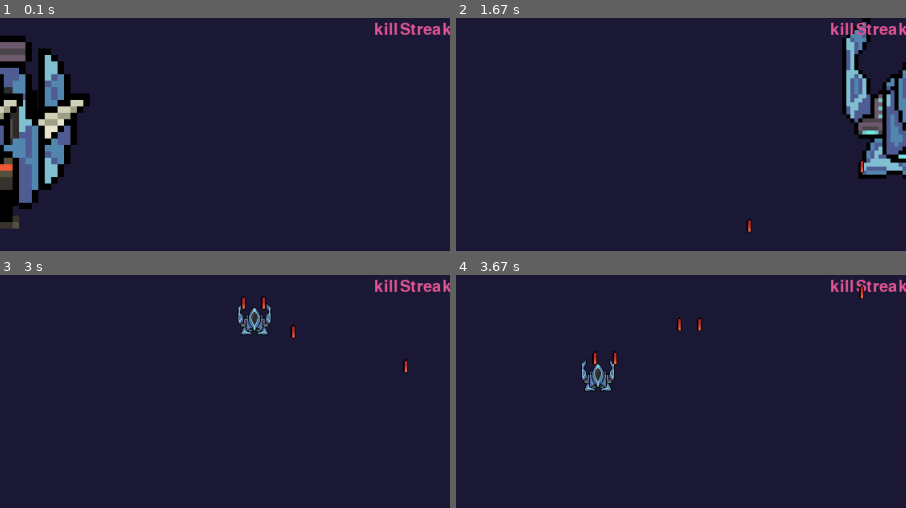
Above: before the commit, frames 1-4 (two rows, left to right).
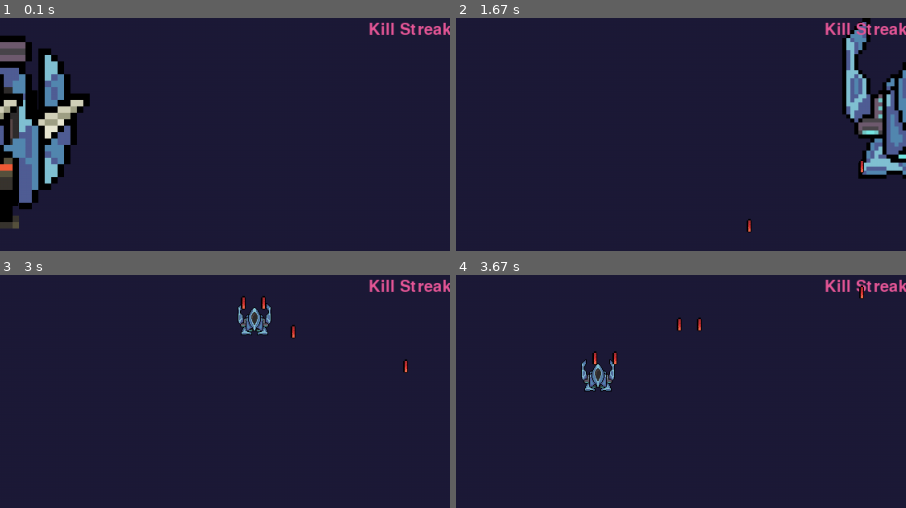
Above: after the commit, the same moments.

Repository: RafaBessa/Shadow_Light_bh_pygame
Game: pygame game, started from Game.py
Same seed, same stepped clock (60 frames per second), same inputs: the game is played once before the commit and once after it.
Inputs:
- Up to frame 1 (0.1 s): no input
- Up to frame 2 (1.67 s): tap Space at 0.33, 0.73, 1.03, 1.23 s; hold D 0.67-1.13 s; hold W 1.17-1.47 s
- Up to frame 3 (3 s): tap - at 2 s; hold A 2.33-2.87 s; tap Space at 2.4, 2.7, 2.97 s; hold S from 2.9 s (still down)
- Up to frame 4 (3.67 s): release S at 3.2 s; hold A 3.23-3.63 s; tap Space at 3.3, 3.6 s
The pictures show only the part of the screen within x 38-88%, y 0-50%; the shares and areas given below are measured in that part.

The runs differ from the first frame. In frame 1, 0.4% of the frame differs, in the area x 82-99%, y 1-8%; in frame 2, 0.4%; in frame 3, 0.4%; in frame 4, 0.4%.

Commit message:
Commit estável - antes de GM
Por hora estável, vou começar a testar os níveis, o que pode quebrar tudo

Diff:
--- a/Bullets.py
+++ b/Bullets.py
@@ -1,4 +1,3 @@
-import pygame
 from Entity import Entity
 
 
--- a/Entity.py
+++ b/Entity.py
@@ -1,4 +1,5 @@
 import pygame
+
 
 class Entity:
     def __init__(self, key, coordinates, dimensions, IMG_ASSETS):
@@ -27,9 +28,11 @@
     @property
     def mask(self):
         return pygame.mask.from_surface(self.img)
+
     @property
     def x(self):
         return self.coordinates[0]
+
     @property
     def y(self):
         return self.coordinates[1]
--- a/Game.py
+++ b/Game.py
@@ -9,6 +9,8 @@
 from InimigosController import Inimigos
 import MovimentoMob as mm
 import PlayerShoot as ps
+import GameMaster as gm
+
 
 pygame.font.init()
 
@@ -23,17 +25,16 @@
 IMG_ASSETS = {"ship1": pygame.image.load(os.path.join("assets", "ship1.png")),
               "roundguy": pygame.transform.rotate(pygame.image.load(os.path.join("assets", "roundguy.png")), 180),
               "red bullet": pygame.transform.rotate(pygame.image.load(os.path.join("assets", "red bullet.png")), 180),
-              "healthbar": pygame.transform.rotate(pygame.image.load(os.path.join("assets", "healthbar.png")), 180)}
+              "healthbar": pygame.transform.rotate(pygame.image.load(os.path.join("assets", "healthbar.png")), 180),
+              "dark bullet": pygame.transform.rotate(pygame.image.load(os.path.join("assets", "healthbar.png")), 180),
+              "light bullet": pygame.transform.rotate(pygame.image.load(os.path.join("assets", "healthbar.png")), 180)}
+
 SCALE_ASSETS = {"ship1": .2,
                 "roundguy": .2,
                 "red bullet": .2,
-                "healthbar": 3}
-
-
-
-def collide(obj1, obj2):
-    return obj1.mask.overlap(obj2.mask, (obj2.x - obj1.x, obj2.y - obj1.y)) is not None
-
+                "healthbar": 3,
+                "dark bullet": .2,
+                "rlight bullet": .2}
 
 def main():
     FPS: int = 70
@@ -58,14 +59,14 @@
 
     # Enemies
     inimigos = Inimigos()
-    #inimigos.criar("roundguy", (400, 0), game_screen.shape, 0.5, 1, IMG_ASSETS)
+    # inimigos.criar("roundguy", (400, 0), game_screen.shape, 0.5, 1, IMG_ASSETS)
     inimigos.criarSwarm(
-        inimigos.EnumFormations.V, 3, "roundguy", [250,0], 20, game_screen.shape,
-         2, 0.1, IMG_ASSETS, SCALE_ASSETS, mov_strategy=mm.Mov_ZigZag()
-         )
-    #inimigos.criar("roundguy", [400, 0], game_screen.shape, 0.5, 1, IMG_ASSETS)
-   # inimigos.criar("roundguy", [400, 0], game_screen.shape, 0.5, 1, IMG_ASSETS)
-    #inimigos.criar("roundguy", [400, 100], game_screen.shape, 0, 0, IMG_ASSETS)
+        inimigos.EnumFormations.V, 3, "roundguy", [250, 0], 20, game_screen.shape,
+        2, 0.1, IMG_ASSETS, SCALE_ASSETS, mov_strategy=mm.Mov_ZigZag()
+    )
+    # inimigos.criar("roundguy", [400, 0], game_screen.shape, 0.5, 1, IMG_ASSETS)
+    # inimigos.criar("roundguy", [400, 0], game_screen.shape, 0.5, 1, IMG_ASSETS)
+    # inimigos.criar("roundguy", [400, 100], game_screen.shape, 0, 0, IMG_ASSETS)
 
     # Bullets
     player_bullets = Bullets([], IMG_ASSETS)
@@ -79,7 +80,8 @@
         enemy_bullets.draw(game_screen)
         if lost:
             lost_label = lost_font.render("Game Over", 1, lost_font_rgb)
-            game_screen._screen.blit(lost_label, (game_screen.width / 2 - lost_label.get_width() / 2, game_screen.height / 2))
+            game_screen._screen.blit(lost_label,
+                                     (game_screen.width / 2 - lost_label.get_width() / 2, game_screen.height / 2))
         pygame.display.update()
 
     run = True
@@ -109,7 +111,6 @@
                 inimigos.resize(game_screen)
                 player_bullets.resize(game_screen)
                 enemy_bullets.resize(game_screen)
-                # inimigos.resize(game_screen)
 
         key = pygame.key.get_pressed()
         # CHANGING BETWEEN DEFAULT SIZES
@@ -127,6 +128,7 @@
         player.walk(key, game_screen, dt)
         if key[pygame.K_SPACE]:
             player.shoot(player_bullets, IMG_ASSETS, game_screen)
+
         # Enemies
         DeathCount, PassingCount = inimigos.mover(game_screen, dt)
         player.scoreUpdate(DeathCount, PassingCount)
@@ -139,7 +141,6 @@
         player_bullets.move(dt, game_screen)
         player_bullets.hit(inimigos.INIMIGOS)
 
-
     pygame.quit()
 
 
--- a/GameMaster.py
+++ b/GameMaster.py
@@ -1,4 +1,41 @@
+import pygame
+import MovimentoMob as mm
+import random
+
+
 class GameMaster:
-    def __init__(self):
+    def __init__(self, IMG_ASSETS, SCALE_ASSETS):
         self.lvl = 0
-        self.wave
+        self.movs = [mm.Mov_LinearFall(), mm.Mov_ZigZag()]
+        self.form = [1, 2]
+        self.quant = [i + 1 for i in range(20)]
+        self.keys = ["roundguy"]
+        self.ASSETS = IMG_ASSETS
+        self.SCALE = SCALE_ASSETS
+        self.speed = 2
+        self.acceleration = .1
+
+    def detect_state(self, inimigos, game_screen):
+        if len(inimigos.inimigos) == 0:
+            self.next_level(inimigos, game_screen)
+            print('SPICY')
+
+    def next_level(self, inimigos, game_screen):
+        self.lvl += 1
+        self.quant = [i + 1 for i in self.quant]
+        self.speed = self.speed * 1.01
+        for i in range(self.lvl):
+            self.more(inimigos, game_screen)
+
+    def more(self, inimigos, game_screen):
+        formation = random.choice(self.form)
+        key = random.choice(self.keys)
+        quant = random.choice(self.quant)
+        mov = random.choice(self.movs)
+        startcoordinates = [250, 0]
+        space = 20
+        speed = random.triangular(self.speed - 1, self.speed, self.speed + 1)
+        acceleration = self.acceleration
+
+        return inimigos.criarSwarm(formation, quant, key, startcoordinates, space, game_screen.shape, speed,
+                                   acceleration, self.ASSETS, self.SCALE, mov)
--- a/InimigosController.py
+++ b/InimigosController.py
@@ -1,18 +1,17 @@
-
 from MobPadrao import MobPadrao
 from enum import Enum
 from copy import copy
 import MovimentoMob as mm
+
 class Inimigos:
     class EnumFormations(Enum):
         LINE = 1
         V = 2
 
-
     def __init__(self):
         self.INIMIGOS = []
 
-    def criar(self,key, coordinates, dimensions, speed, acceleration, IMG_ASSETS, mov_strat = mm.Mov_LinearFall() ):
+    def criar(self, key, coordinates, dimensions, speed, acceleration, IMG_ASSETS, mov_strat=mm.Mov_LinearFall()):
         self.INIMIGOS.append(MobPadrao(key, coordinates, dimensions, speed, acceleration, IMG_ASSETS, mov_strat))
 
     def mover(self, game_screen, dt):
@@ -21,16 +20,16 @@
         for i in self.INIMIGOS:
             i.movimentar(dt)
             if i.y + i.height > game_screen.height:
-                #inimigo saiu da tela
+                # inimigo saiu da tela
                 PassingNumber += 1
                 self.INIMIGOS.remove(i)
             elif i.health <= 0:
-                #inimigo dead
+                # inimigo dead
                 killNumbers += 1
                 self.INIMIGOS.remove(i)
         return killNumbers, PassingNumber
 
-    def draw(self,game_screen):
+    def draw(self, game_screen):
         for i in self.INIMIGOS:
             i.draw(game_screen)
 
@@ -42,29 +41,29 @@
         for i in self.INIMIGOS:
             i.shoot(bullets, IMG_ASSETS, game_screen)
 
+    def criarSwarm(self, type, quant, key, startcoordinates, space, dimension, speed, acceleration, IMG_ASSETS,
+                   SCALE_ASSETS, mov_strategy=mm.Mov_LinearFall()):
 
-    def criarSwarm(self, type, quant, key, startcoordinates, space, dimension, speed, acceleration, IMG_ASSETS, SCALE_ASSETS,  mov_strategy = mm.Mov_LinearFall()):
-
-        img_dim = (IMG_ASSETS[key].get_width(),IMG_ASSETS[key].get_height()) #pega a dimensão do asset
+        img_dim = (IMG_ASSETS[key].get_width(), IMG_ASSETS[key].get_height())  # pega a dimensão do asset
         scale = SCALE_ASSETS[key]
 
         cord = self.__coordenadaTipo(type, quant, space, startcoordinates, dimension, img_dim, scale)
 
         for c in cord:
-            self.criar(key,c,dimension,speed,acceleration,IMG_ASSETS, mov_strat = mov_strategy )
-           # self.INIMIGOS.append(MobPadrao(key, c, dimension, speed, acceleration, IMG_ASSETS))
+            self.criar(key, c, dimension, speed, acceleration, IMG_ASSETS, mov_strat=mov_strategy)
+        # self.INIMIGOS.append(MobPadrao(key, c, dimension, speed, acceleration, IMG_ASSETS))
 
         pass
 
-    #tenta gerar coordenadas para os inimigos, com base nos parametros
+    # tenta gerar coordenadas para os inimigos, com base nos parametros
     def __coordenadaTipo(self, type, quant, space, startcoordinates, screen_dim, img_dim, scale):
         cord = []
         scaleDim = (img_dim[0] * scale, img_dim[1] * scale)
         if type == self.EnumFormations.LINE:
             x, y = startcoordinates
-            for i in range(0,quant):
-                cord.append([x,y])
-                x+=space + scaleDim[0]
+            for i in range(0, quant):
+                cord.append([x, y])
+                x += space + scaleDim[0]
                 if (x + scaleDim[0]) >= screen_dim[0]:
                     break
 
@@ -72,24 +71,22 @@
             x, y = startcoordinates
             xe = copy(x)
             xd = copy(x)
-            if (quant%2) == 1:
-                quant-=1
+            if (quant % 2) == 1:
+                quant -= 1
                 if (x + scaleDim[0]) <= screen_dim[0]:
-                    cord.append([x,y])
+                    cord.append([x, y])
                     y -= space
 
-            for i in range(0,quant,2):
+            for i in range(0, quant, 2):
                 if (xd + scaleDim[0]) <= screen_dim[0]:
-                    xd +=  scaleDim[0]
-                    cord.append([xd,y])
+                    xd += scaleDim[0]
+                    cord.append([xd, y])
                     xd += space
-
 
                 if (xe - scaleDim[0]) >= 0:
                     xe -= scaleDim[0]
-                    cord.append([xe,y])
+                    cord.append([xe, y])
                     xe -= space
-
 
                 y -= space
 
--- a/Player.py
+++ b/Player.py
@@ -2,22 +2,20 @@
 import pygame
 from time import time
 import PlayerShoot as PS
-from enum import Enum
 import math
+
+
 class Player(Entity):
     _ShootType = [PS.Shoot_Basic(), PS.Shoot_Double()]
-
 
     class Healthbar(Entity):
         def __init__(self, dimensions, IMG_ASSETS, max_health):
             self.max_health = max_health
             selfh = IMG_ASSETS['healthbar'].get_height()
-            super().__init__("healthbar", [0, dimensions[1]-selfh], dimensions, IMG_ASSETS)
+            super().__init__("healthbar", [0, dimensions[1] - selfh], dimensions, IMG_ASSETS)
 
         def hit(self, dmg):
-            self.coordinates[0] -= round(self.width * dmg/self.max_health)
-
-
+            self.coordinates[0] -= round(self.width * dmg / self.max_health)
 
     def __init__(self, key, coordinates, dimensions, speed, IMG_ASSETS, bullet_key, bullet_speed, shotStrategy):
         super().__init__(key, coordinates, dimensions, IMG_ASSETS)
@@ -36,8 +34,7 @@
         self.shootStrategy = shotStrategy
         self.score = 0
         self.killStreak = 0
-
-
+        self.score_time = 0
 
     def draw(self, window):
 
@@ -46,11 +43,11 @@
         pygame.font.init()
         font = pygame.font.SysFont("Comic Sans", 30)
         lost_font_rgb = (231, 88, 152)
-        score_label = font.render("Score "+ str(self.score) , 1, lost_font_rgb)
-        streak_label = font.render("killStreak "+ str(self.killStreak) , 1, lost_font_rgb)
+        score_label = font.render("Score " + str(self.score), 1, lost_font_rgb)
+        streak_label = font.render("Kill Streak " + str(self.killStreak), 1, lost_font_rgb)
 
-        window._screen.blit(score_label, ((window.width  - score_label.get_width() - 20) , 5))
-        window._screen.blit(streak_label, ((window.width  - score_label.get_width() - 40 - streak_label.get_width()) , 5))
+        window._screen.blit(score_label, ((window.width - score_label.get_width() - 20), 5))
+        window._screen.blit(streak_label, ((window.width - score_label.get_width() - 40 - streak_label.get_width()), 5))
 
         self.healthbar.draw(window)
 
@@ -100,7 +97,6 @@
                 # Hugging upper border
                 self.coordinates[1] = 0
 
-
     @property
     def shoot_strg(self) -> PS.AbstractShoot:
         return self.shootStrategy
@@ -110,26 +106,26 @@
         self.shootStrategy = self.shoot_met
 
     def shoot(self, bullets, IMG_ASSETS, game_screen):
-        #self.coordinates, self.speed, self.acceleration = self.mover_strg.move(self.coordinates, self.speed, self.acceleration, self._startcoordinate, dt)
+        # self.coordinates, self.speed, self.acceleration = self.mover_strg.move(self.coordinates, self.speed, self.acceleration, self._startcoordinate, dt)
         now = time()
         if now - self.timer > self.cooldown:
-
             self.shootStrategy.Shoot(bullets, IMG_ASSETS, game_screen, self.bullet_type,
-            self.x, self.y, self.width, self.bullet_speed, self._dimensions)
-
+                                     self.x, self.y, self.width, self.bullet_speed, self._dimensions)
 
             self.timer = time()
 
-
-
     def scoreUpdate(self, DeathCount, PassingCount):
+        now = time()
+        if now - self.score_time > 5:
+            self.killStreak = 0
+        self.score_time = now
         self.score += DeathCount
         self.killStreak += DeathCount
         _streakValue = 1
-        if(PassingCount > 0):
+        if PassingCount > 0:
             killStreak = 0
 
-        upgradetype = math.floor(self.killStreak/_streakValue)
+        upgradetype = math.floor(self.killStreak / _streakValue)
         if upgradetype >= len(self._ShootType):
             upgradetype = len(self._ShootType) - 1
         self.shootStrategy = self._ShootType[upgradetype]
--- a/Window.py
+++ b/Window.py
@@ -1,17 +1,20 @@
 import pygame
+
 
 class Window:
     @property
     def width(self):
         return self._screen.get_width()
+
     @property
     def height(self):
         return self._screen.get_height()
+
     @property
     def shape(self):
         return self._screen.get_width(), self._screen.get_height()
 
-    def __init__(self, caption, DEFAULT_WINDOW_SIZES, BACKGROUND, SCALE_ASSETS, IMG_ASSETS ):
+    def __init__(self, caption, DEFAULT_WINDOW_SIZES, BACKGROUND, SCALE_ASSETS, IMG_ASSETS):
         # Initialize with the first default dimensions
         self._default = 0
         self._fullscreen = False
@@ -63,7 +66,7 @@
     def resizedAsset(self, key, coordinates, dimensions):
         # Resize with to the same scale as the background
         xscale = self.SCALE_ASSETS[key] * self.width / self.BG_W
-        yscale = self.SCALE_ASSETS[key] * self.height/ self.BG_H
+        yscale = self.SCALE_ASSETS[key] * self.height / self.BG_H
 
         width = round(self.IMG_ASSETS[key].get_width() * xscale)
         height = round(self.IMG_ASSETS[key].get_height() * yscale)
